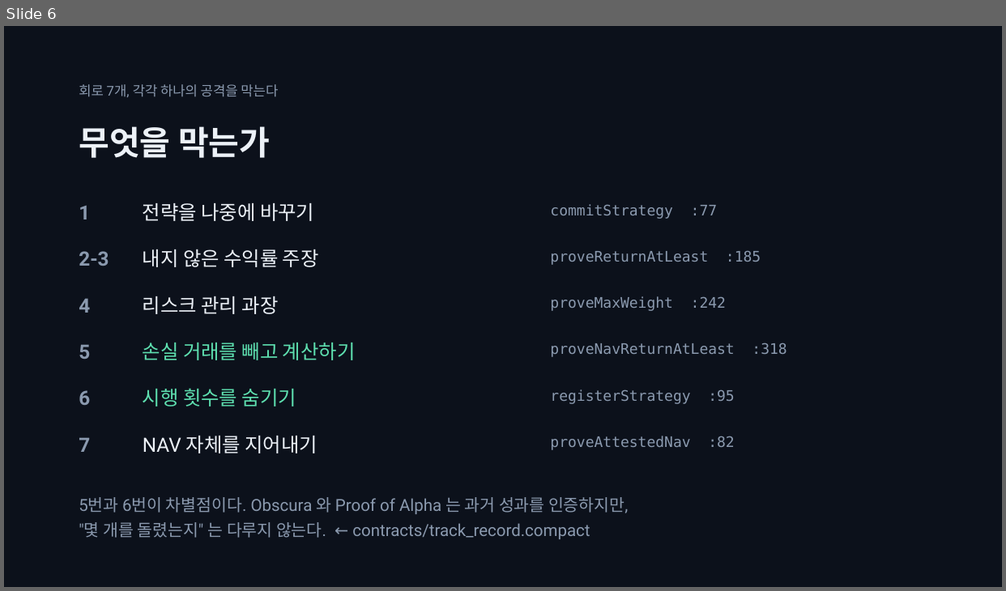
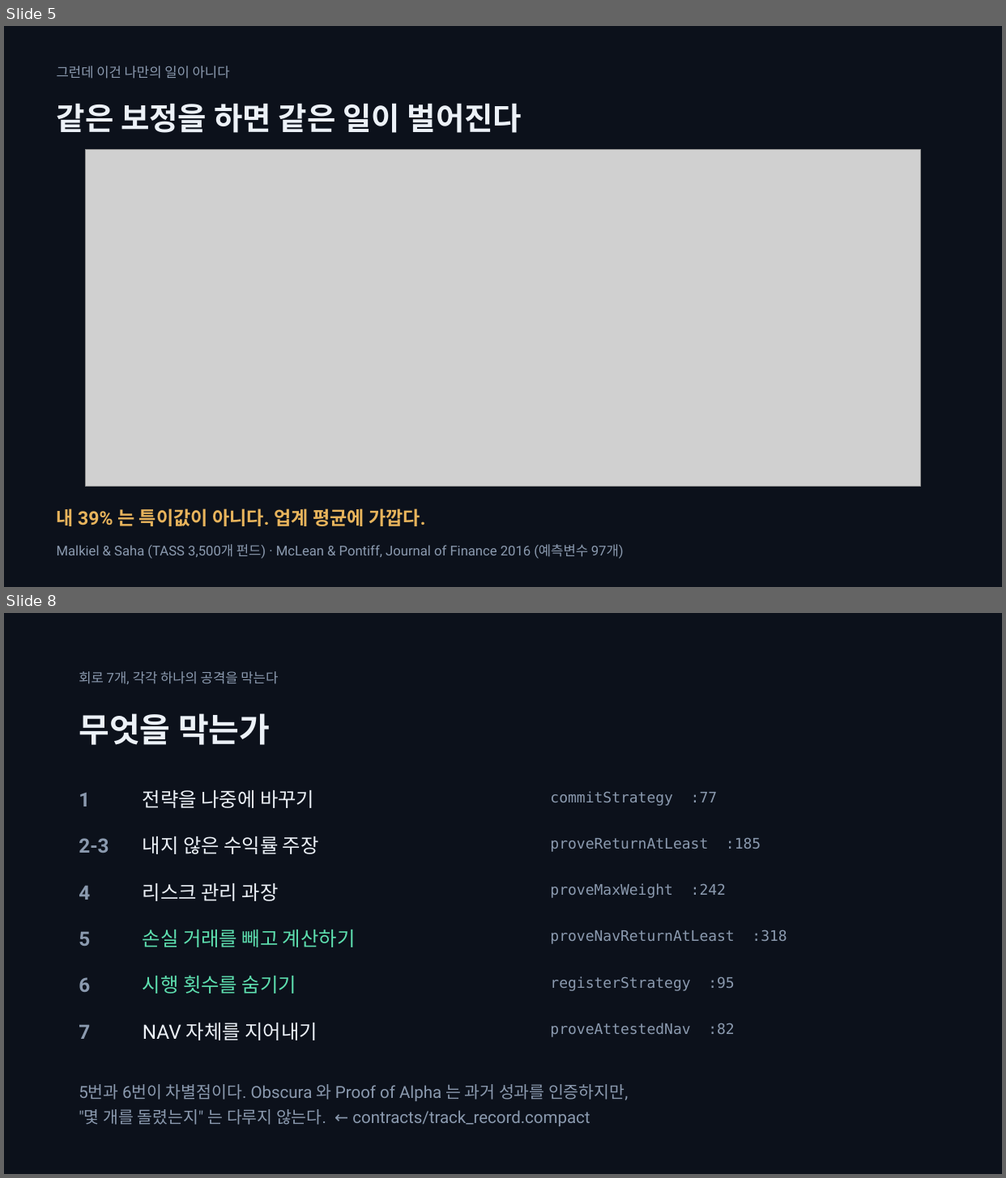
Before and after one commit to SeoDongOk/proof-of-track-record, a slide deck: deck/proof-of-track-record.pptx. Shown one above the other, each under a label of ours: slide 6 before the commit, slides 5 and 8 after it; the slides between them are not shown. The pictures are 1006x591 and 1006x1178 pixels, drawn with LibreOffice and Linux fonts; fonts in the diff are those of the drawing; grey boxes stand for pictures. Boxes give left, top, right and bottom in pixels: in the first picture for what was removed or moved away, otherwise in the second. Text is boxed around its words. In the diff, an @@ line names an element or a change of style, - is before the commit and + after.

```diff
--- a/deck/proof-of-track-record.pptx
+++ b/deck/proof-of-track-record.pptx
@@ slide 5 added at (4, 26, 1002, 587), background #FFFFFF @@
@@ rectangle added at (4, 26, 1002, 587), fill #0C111B @@
@@ text added at (57, 66, 230, 79), 13 pt, text #8B9AAF @@
+그런데 이건 나만의 일이 아니다
@@ text added at (57, 103, 522, 133), 30 pt, text #ECF1F7, bold @@
+같은 보정을 하면 같은 일이 벌어진다
@@ picture added at (86, 149, 921, 486) @@
@@ text added at (57, 509, 425, 527), 18 pt, text #E8B45C, bold @@
+내 39% 는 특이값이 아니다. 업계 평균에 가깝다.
@@ text added at (57, 544, 624, 559), 13 pt, text #8B9AAF @@
+Malkiel & Saha (TASS 3,500개 펀드) · McLean & Pontiff, Journal of Finance 2016 (예측변수 97개)
@@ what was slide 6 is now slide 8 @@
```
Also in this commit, not shown: 1 slide changed, 1 other slide added, 2 other files.
